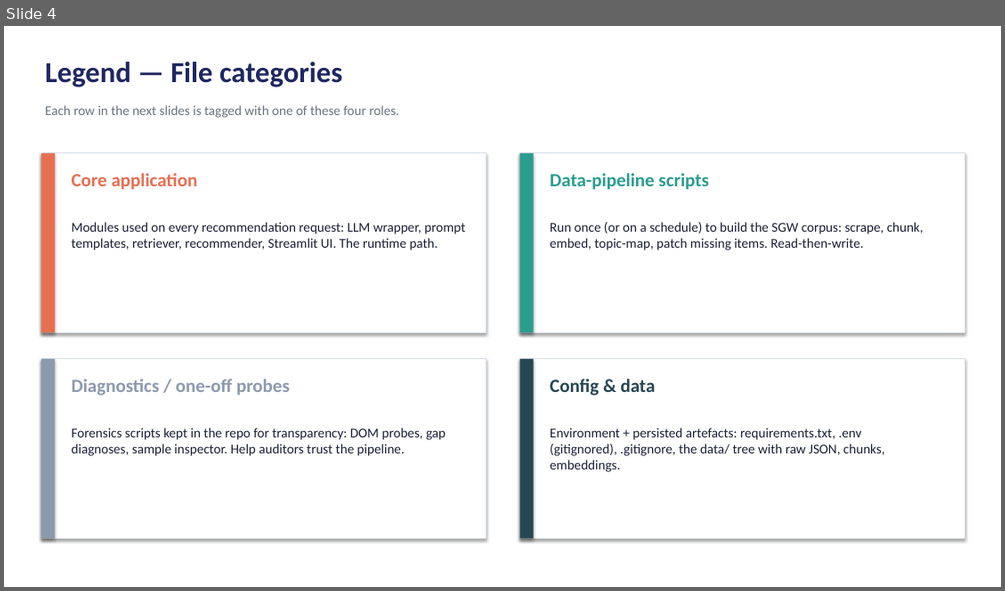
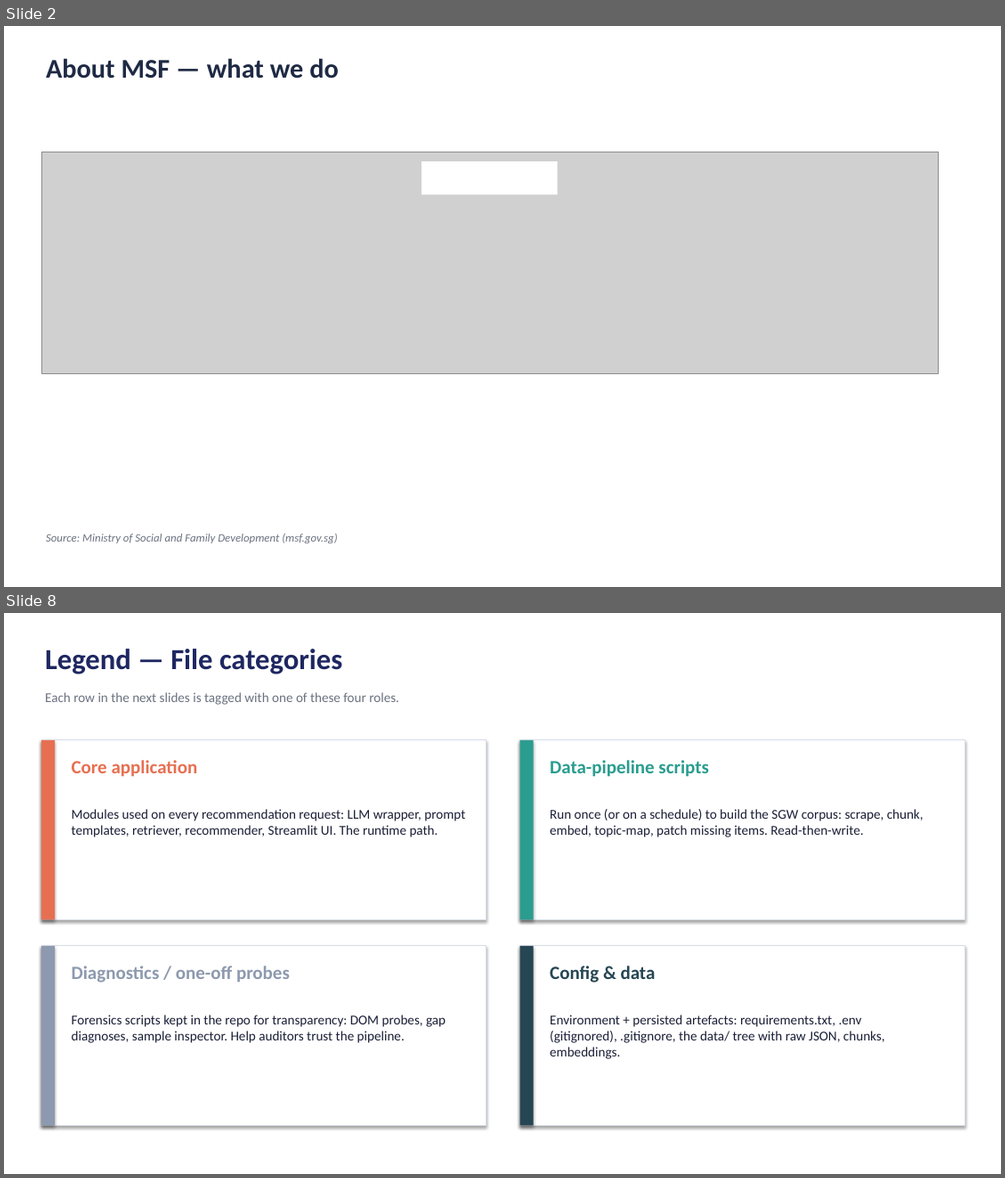
Before and after one commit to LCK030305/aibc-project, a slide deck: AI Champions Bootcamp! Capstone project_1 of 2_Lim Chee Kuen (Danny)_1998459F_May 2026.pptx. Shown one above the other, each under a label of ours: slide 4 before the commit, slides 2 and 8 after it; the slides between them are not shown. The pictures are 1005x591 and 1005x1178 pixels, drawn with LibreOffice and Linux fonts; fonts in the diff are those of the drawing; grey boxes stand for pictures. Boxes give left, top, right and bottom in pixels: in the first picture for what was removed or moved away, otherwise in the second. Text is boxed around its words. In the diff, an @@ line names an element or a change of style, - is before the commit and + after.

```diff
--- a/AI Champions Bootcamp! Capstone project_1 of 2_Lim Chee Kuen (Danny)_1998459F_May 2026.pptx
+++ b/AI Champions Bootcamp! Capstone project_1 of 2_Lim Chee Kuen (Danny)_1998459F_May 2026.pptx
@@ slide 2 added at [4,26,1001,587], background #FFFFFF @@
@@ text added at [46,58,339,79], 26 pt, text #1F2A44, bold @@
+About MSF — what we do
@@ picture added at [41,151,938,374] @@
@@ rectangle added at [422,161,558,194], fill #FFFFFF @@
@@ rectangle added at [29,417,952,497], fill #FFFFFF @@
@@ text added at [46,533,337,543], 11 pt, text #6B7280, italic @@
+Source: Ministry of Social and Family Development (msf.gov.sg)
@@ what was slide 4 is now slide 8 @@
```
Also in this commit, not shown: 5 slides changed, 2 other slides added, 8 other files.
